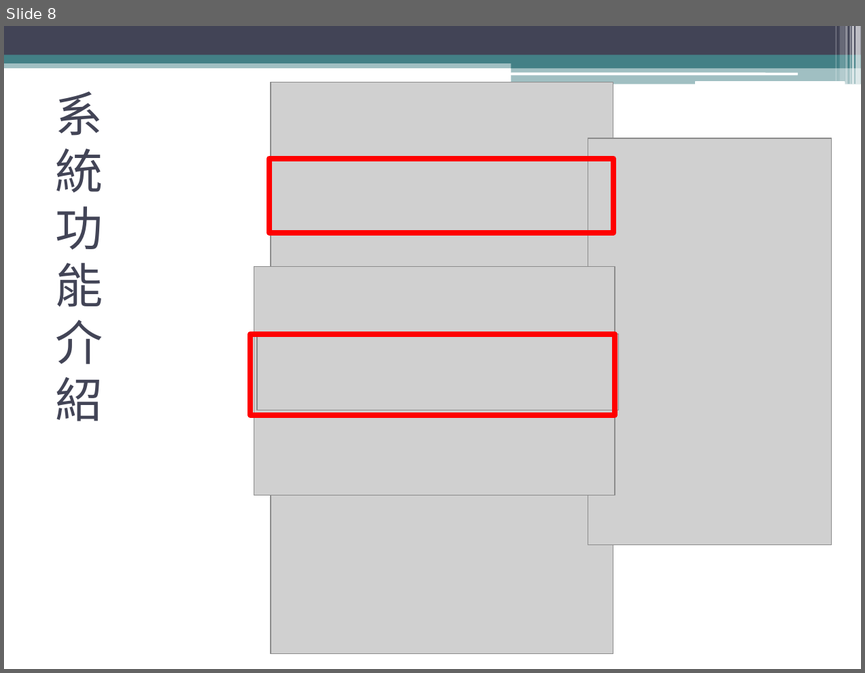
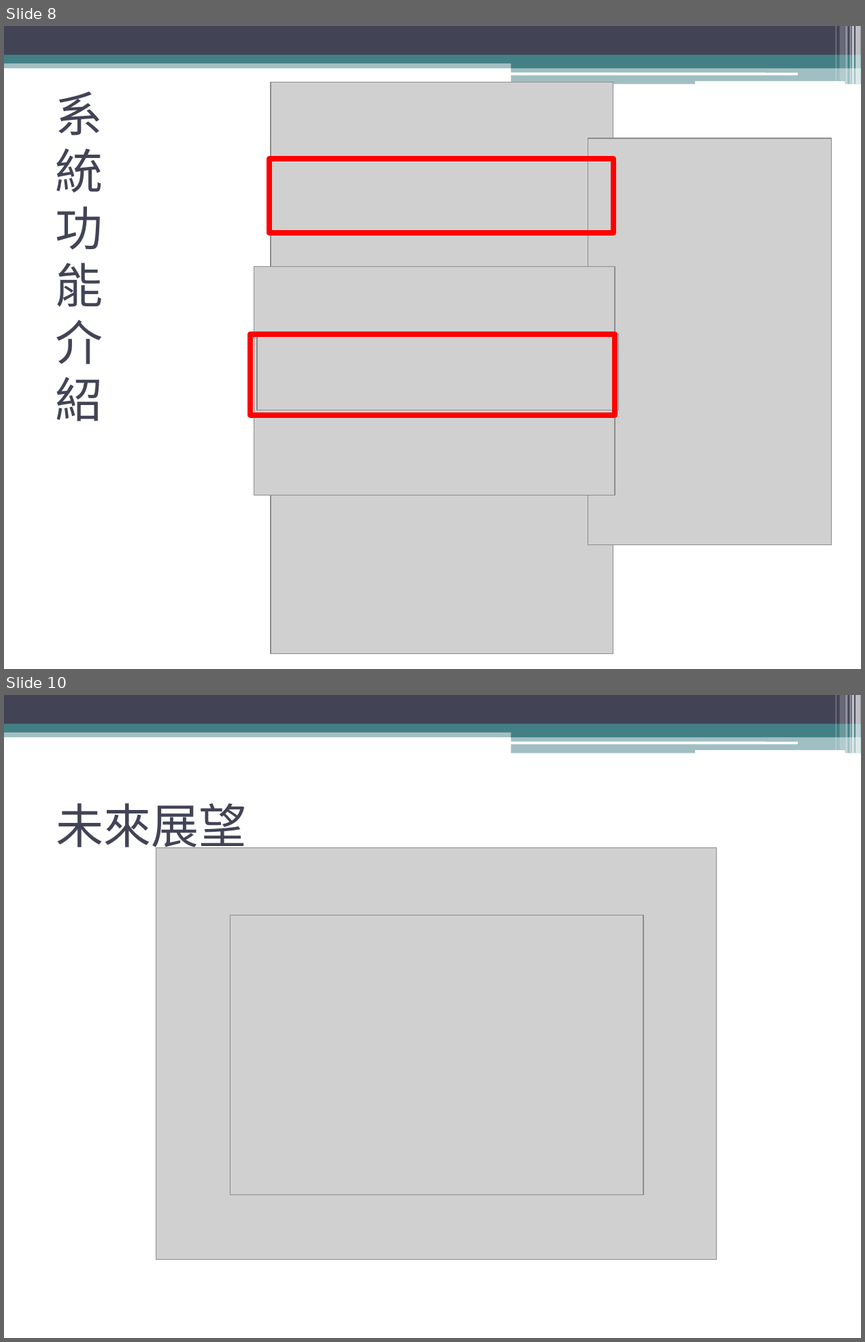
Before and after one commit to KoChunKai/NSC-Project, a slide deck: 比賽當天資料/Money Time_比賽.pptx. Shown one above the other, each under a label of ours: slide 8 before the commit, slides 8 and 10 after it; the slides between them are not shown. The pictures are 865x673 and 865x1342 pixels, drawn with LibreOffice and Linux fonts; fonts in the diff are those of the drawing; grey boxes stand for pictures. Boxes give left, top, right and bottom in pixels: in the first picture for what was removed or moved away, otherwise in the second. Text is boxed around its words. In the diff, an @@ line names an element or a change of style, - is before the commit and + after.

```diff
--- a/比賽當天資料/Money Time_比賽.pptx
+++ b/比賽當天資料/Money Time_比賽.pptx
@@ slide 10 added at (x1=4, y1=695, x2=861, y2=1338), background #FFFFFF; not listed: 13 template elements that a slide beside it also shows @@
@@ title added at (x1=56, y1=803, x2=247, y2=855), 40 pt, text #424456 @@
+未來展望
@@ picture added at (x1=156, y1=847, x2=716, y2=1259) @@
@@ picture added at (x1=230, y1=915, x2=643, y2=1195) @@
```
Also in this commit, not shown: 6 slides changed, 2 other slides added, 1 slide removed, 2 other files.
